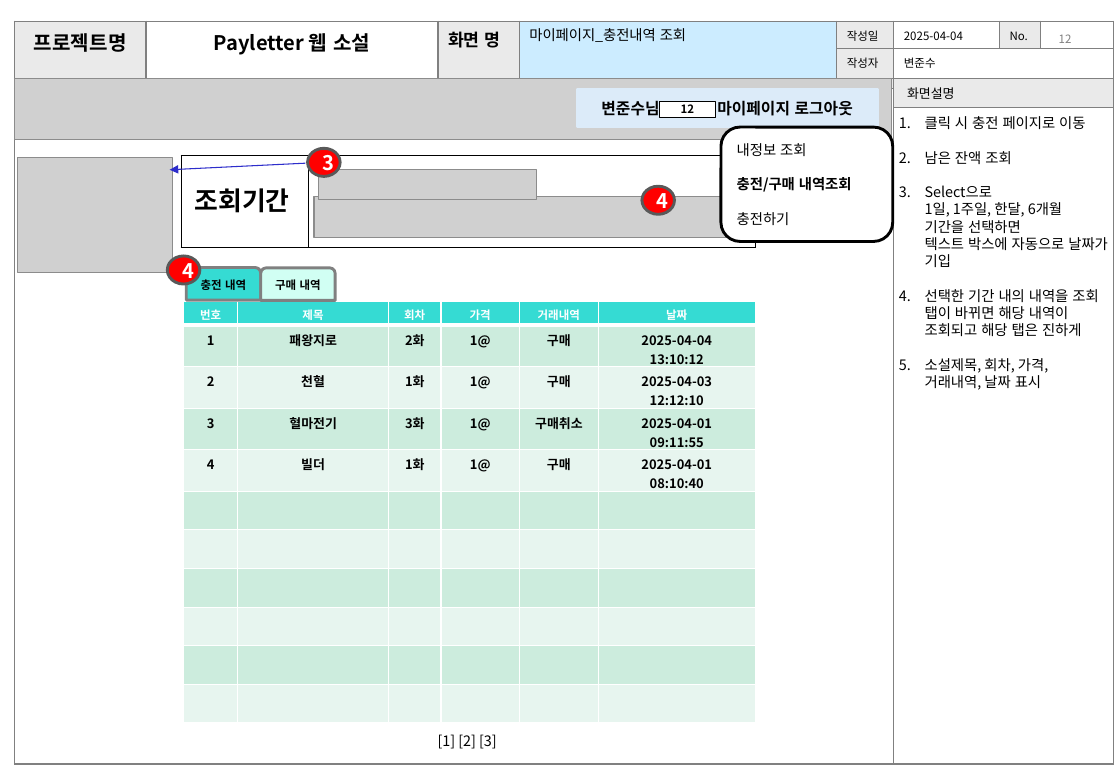
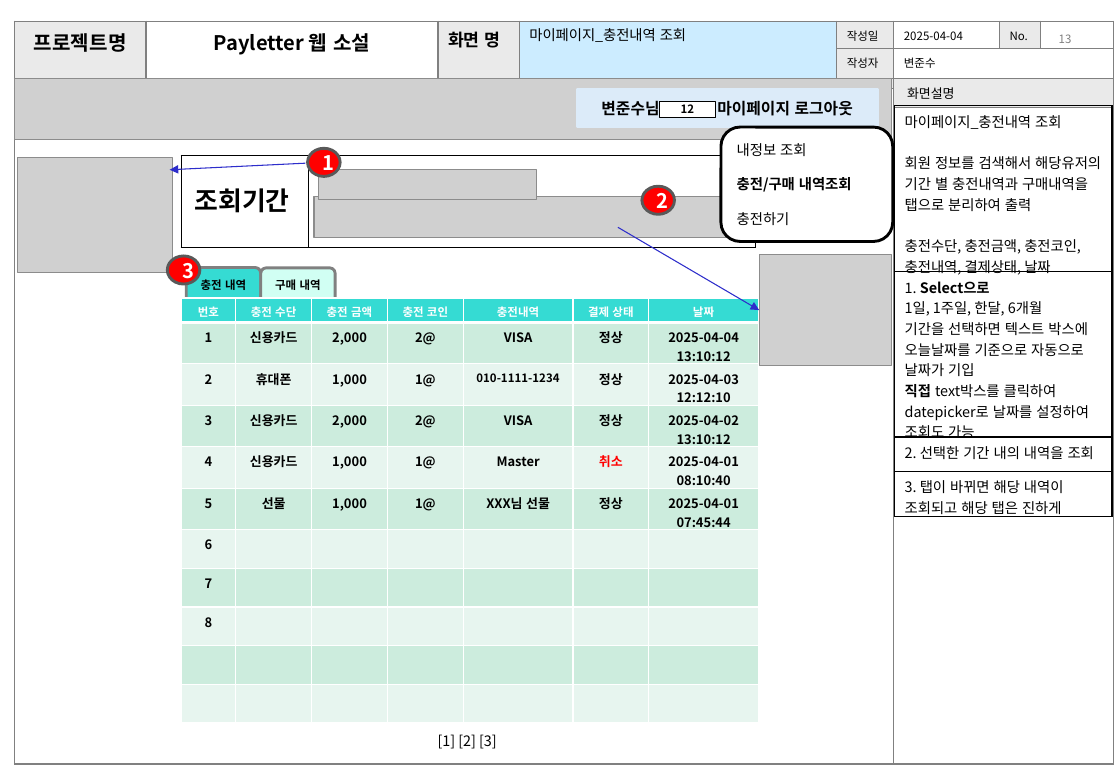
Before and after one commit to joons97/jsp_prj, a slide deck: slide 14 of 기획안_변준수.pptx (slide 13 before the commit). Drawn at 1120x775 pixels with LibreOffice and Linux fonts; fonts in the diff are those of the drawing; grey boxes stand for pictures; background and template pictures are left out. Boxes give left, top, right and bottom in pixels: in the first picture for what was removed or moved away, otherwise in the second. Text is boxed around its words. In the diff, an @@ line names an element or a change of style, - is before the commit and + after.

```diff
--- a/기획안_변준수.pptx
+++ b/기획안_변준수.pptx
@@ table added at (895, 105, 1113, 526), 4 rows, 1 columns @@
+마이페이지_충전내역 조회 / 회원 정보를 검색해서 해당유저의 기간 별 충전내역과 구매내역을 탭으로 분리하여 출력 / 충전수단, 충전금액, 충전코인, 충전내역, 결제상태, 날짜
+1. Select으로 1일, 1주일, 한달, 6개월 기간을 선택하면 텍스트 박스에 오늘날짜를 기준으로 자동으로 날짜가 기입 직접 text박스를 클릭하여 datepicker로 날짜를 설정하여 조회도 가능
+2. 선택한 기간 내의 내역을 조회
+3. 탭이 바뀌면 해당 내역이 조회되고 해당 탭은 진하게
@@ text removed at (925, 116, 1108, 390) @@
-1. 클릭 시 충전 페이지로 이동
-2. 남은 잔액 조회
-3. Select으로
-   1일, 1주일, 한달, 6개월
-   기간을 선택하면
-   텍스트 박스에 자동으로 날짜가 기입
-4. 선택한 기간 내의 내역을 조회
-   탭이 바뀌면 해당 내역이 조회되고 해당 탭은 진하게
-5. 소설제목, 회차, 가격,
-   거래내역, 날짜 표시
@@ text in ellipse at (323, 149, 335, 176): text changed @@
-3
+1
@@ text in ellipse at (657, 187, 669, 214): text changed @@
-4
+2
@@ arrow added from (618, 228) to (759, 310), #2E2ECB 0.75 pt @@
@@ text in ellipse at (182, 257, 194, 284): text changed @@
-4
+3
@@ picture added at (759, 254, 891, 366) @@
@@ table at (181, 298, 757, 723) @@
-column 1: 번호 | 1 | 2 | 3 | 4 |  |  |  |  |  | 
-column 2: 제목 | 패왕지로 | 천혈 | 혈마전기 | 빌더 |  |  |  |  |  | 
-column 3: 회차 | 2화 | 1화 | 3화 | 1화 |  |  |  |  |  | 
-column 4: 가격 | 1@ | 1@ | 1@ | 1@ |  |  |  |  |  | 
-column 5: 거래내역 | 구매 | 구매 | 구매취소 | 구매 |  |  |  |  |  | 
-column 6: 날짜 | 2025-04-04 / 13:10:12 | 2025-04-03 / 12:12:10 | 2025-04-01 / 09:11:55 | 2025-04-01 / 08:10:40 |  |  |  |  |  | 
+column 1: 번호 | 1 | 2 | 3 | 4 | 5 | 6 | 7 | 8 |  | 
+column 2: 충전 수단 | 신용카드 | 휴대폰 | 신용카드 | 신용카드 | 선물 |  |  |  |  | 
+column 3: 충전 금액 | 2,000 | 1,000 | 2,000 | 1,000 | 1,000 |  |  |  |  | 
+column 4: 충전 코인 | 2@ | 1@ | 2@ | 1@ | 1@ |  |  |  |  | 
+column 5: 충전내역 | VISA | 010-1111-1234 | VISA | Master | XXX님 선물 |  |  |  |  | 
+column 6: 결제 상태 | 정상 | 정상 | 정상 | 취소 | 정상 |  |  |  |  | 
+column 7: 날짜 | 2025-04-04 / 13:10:12 | 2025-04-03 / 12:12:10 | 2025-04-02 / 13:10:12 | 2025-04-01 / 08:10:40 | 2025-04-01 / 07:45:44 |  |  |  |  | 
```
Also in this commit, not shown: 13 other slides changed, 14 slides added, 3 slides removed.
